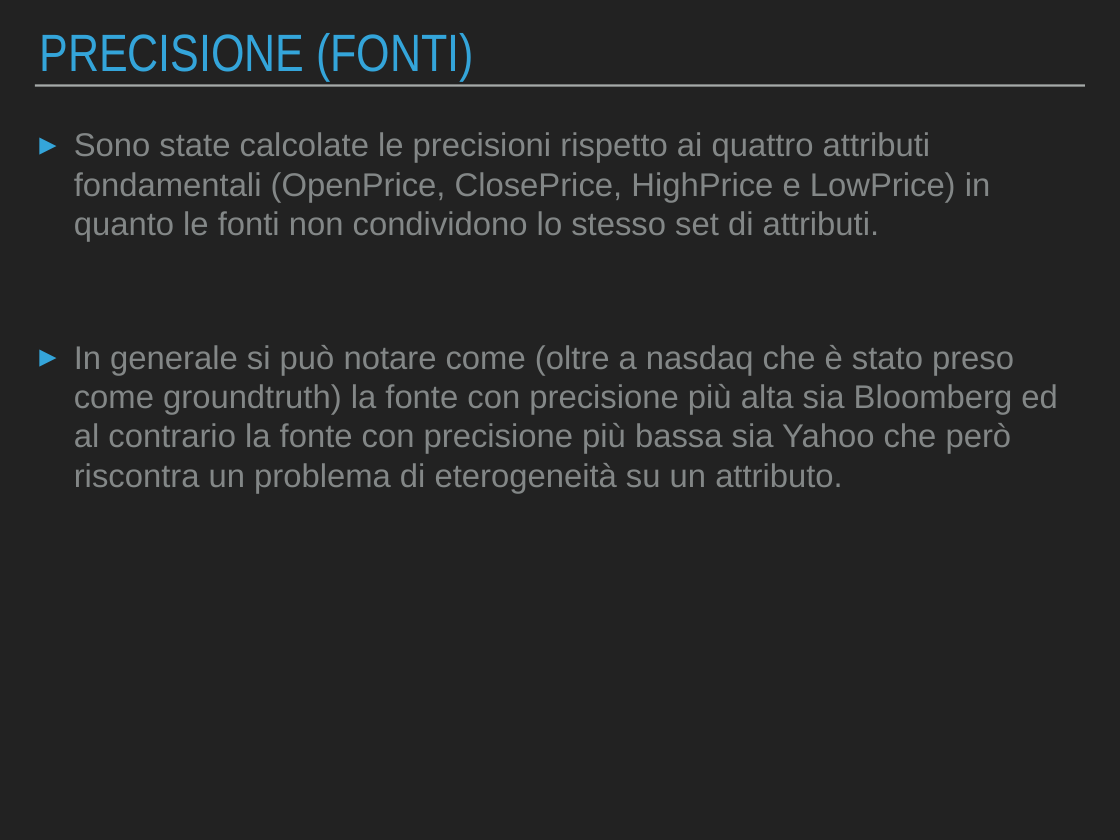
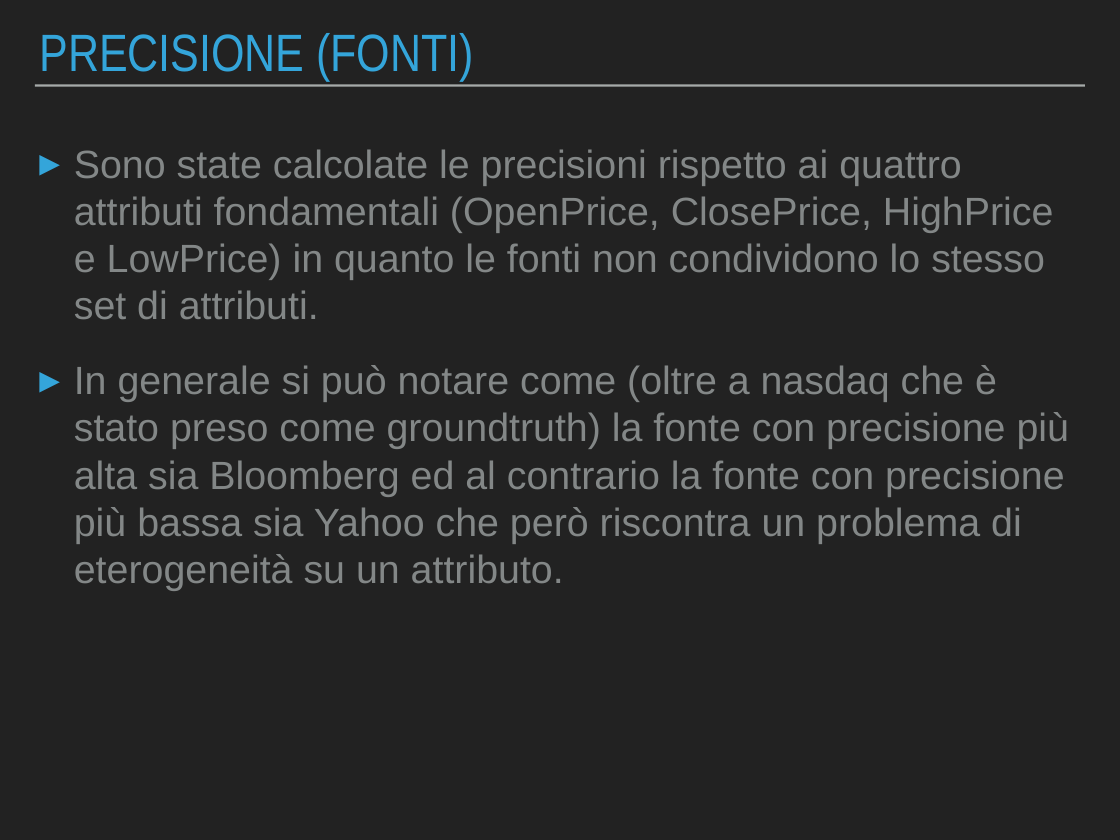
Before and after one commit to Beltra97/Unimib_ArchitettureDati, a slide deck: slide 17 of PresentazionePowerPoint.pptx. Drawn at 1120x840 pixels with LibreOffice and Linux fonts; fonts in the diff are those of the drawing. Boxes give left, top, right and bottom in pixels: in the first picture for what was removed or moved away, otherwise in the second. Text is boxed around its words. In the diff, an @@ line names an element or a change of style, - is before the commit and + after.

```diff
--- a/PresentazionePowerPoint.pptx
+++ b/PresentazionePowerPoint.pptx
@@ text "Sono state calcolate le precisioni ...": place and size @@
-text "Sono state calcolate le precisioni ..." at [74, 132, 1057, 493]
+text "Sono state calcolate le precisioni ..." at [74, 149, 1070, 591]
@@ text "Sono state calcolate le precisioni ..." at [74, 149, 1070, 591]: size 30 to 36 pt @@
```
Also in this commit, not shown: 11 other slides changed, 3 other files.
